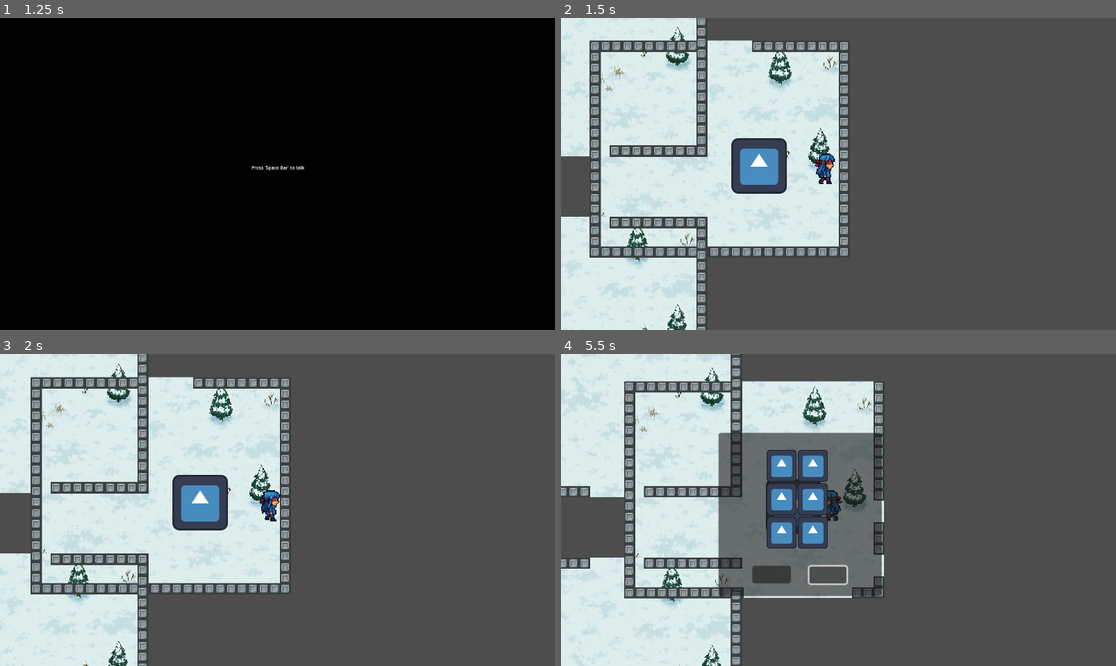
Above: before the commit, frames 1-4 (two rows, left to right).
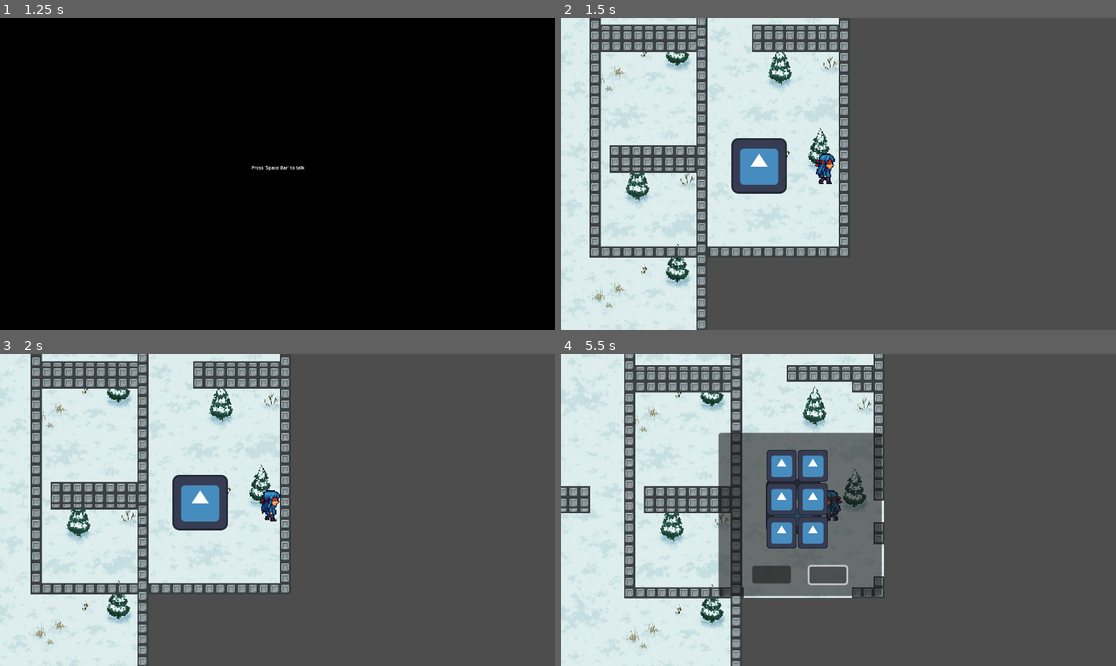
Above: after the commit, the same moments.

Repository: Matoro17/Blind-life
Game: Godot game, scene res://scenes/menu.tscn
Same seed, same stepped clock (60 frames per second), same inputs: the game is played once before the commit and once after it. The engine's default icon, where the game draws it, is replaced by a stand-in: a white triangle on a blue panel in a dark square.
Inputs (mouse positions are in pixels of both pictures, inside the frame that each line leads up to):
- Up to frame 1 (1.25 s): click (133, 189) at 0.5 s
- Up to frame 2 (1.5 s): tap Space (sonar) at 1.25 s; hold Right (ui_right) from 1.28 s (still down); tap Enter (ui_accept) at 1.35 s
- Up to frame 3 (2 s): keep holding Right (ui_right); tap Enter (ui_accept) at 1.52, 1.82 s
- Up to frame 4 (5.5 s): release Right (ui_right) at 2.03 s; hold Down (ui_down) 2.03-2.78 s; tap Space (sonar) at 2.1, 3.6 s; tap Enter (ui_accept) at 2.27, 2.3, 2.57, 2.85, 3.77, 3.8, 4.07, 4.35, 4.52, 4.82 s; hold Right (ui_right) 2.78-3.53 s; hold Up (ui_up) 3.53-4.28 s; hold Left (ui_left) 4.28-5 s; click (827, 575) at 5 s

Frame 1 is identical in both runs. In frame 2, 6.9% of the frame differs, in the area x 0-52%, y 0-100%; in frame 3, 7.1%; in frame 4, 8.7%, in the area x 0-59%, y 0-100%.

Commit message:
update in maze generator

Diff:
--- a/scripts/maze_generator.gd
+++ b/scripts/maze_generator.gd
@@ -1,7 +1,7 @@
 extends Node2D
 
 @export var max_rooms := 2
-@export var room_size := Vector2(640, 640)  # 32 * 200, 500)
+@export var room_size := Vector2(600, 500)
 @export var start_room_scene: PackedScene = preload("res://scenes/room.tscn")
 @export var enemy_room_scene: PackedScene = preload("res://scenes/room.tscn")
 @export var end_room_scene: PackedScene = preload("res://scenes/room.tscn")
